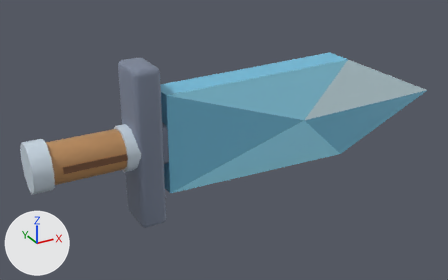
The glTF model public/assets/models/wpn_crystalsword.glb: old version first, new version second.
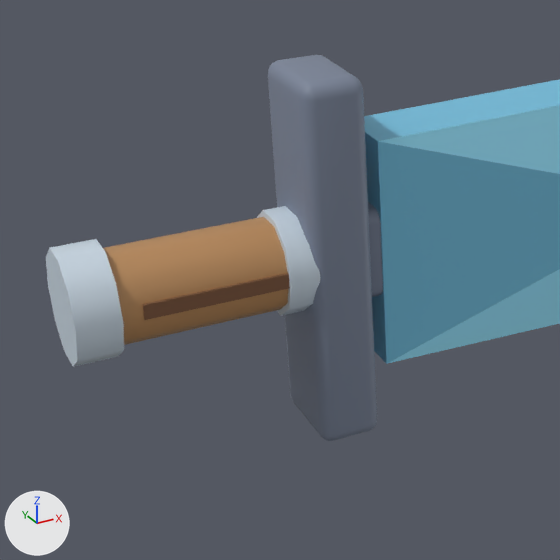
Each version appears first whole from a 50 mm camera at (-0.437, -1.435, 0.678) aimed at (0.364, 0.022, -0.05), and next in a close-up on the part from 0% to 55% of the width and 12% to 100% of the height. The axes (+X, +Y, +Z) are drawn at lower left. The lights are the same throughout. The older version's two pictures come first. Where no turn or scale is listed for an object, it has been applied to the vertices. Vertices at exactly the same position are counted once.

Before the edit, the objects in view are built like this:
```python
me_mesh_0 = bpy.data.meshes.new('Mesh_0')
me_mesh_0.from_pydata(...)  # 404 vertices, 782 faces; spans x 0.0..1.3, y -0.133..0.0, z 0.0..0.45
me_mesh_0.materials.append(mat_defaultmaterial)
ob_mesh_0 = bpy.data.objects.new('Mesh_0', me_mesh_0)
ob_mesh_0.location = (-0.2, 0.066, -0.225)
```
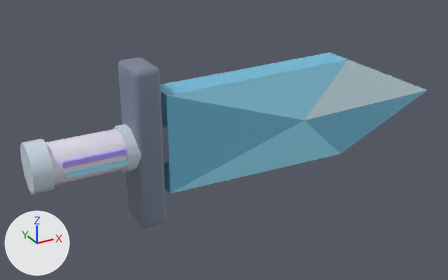
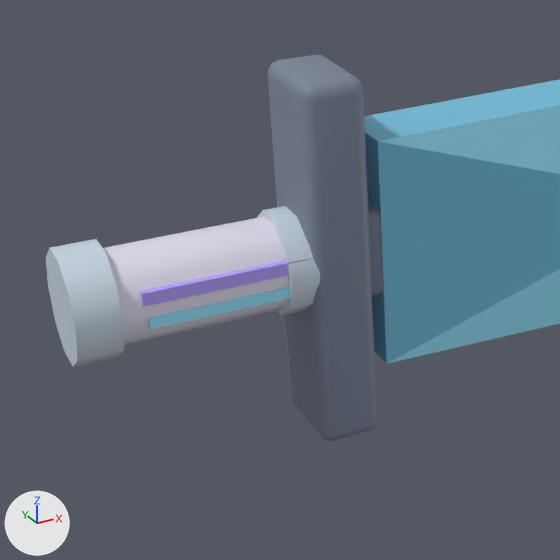
Changed parts and their boxes [x1, y1, x2, y2] in the close-ups (560 x 560 px):
```json
{"part": 1, "of": "me_mesh_0", "change": "added", "after": [140, 258, 314, 307], "on screen": "purple"}
{"part": 2, "of": "me_mesh_0", "change": "added", "after": [149, 287, 290, 329], "on screen": "cyan"}
{"part": 3, "of": "me_mesh_0", "change": "deleted", "before": [142, 273, 290, 320], "on screen": "brown"}
{"part": 4, "of": "me_mesh_0", "change": "recoloured", "before": [103, 217, 288, 345], "after": [103, 217, 288, 345], "on screen": "brown to white"}
```

Edits to the scene script, one JSON object a line:
```json
{"block": "me_mesh_0", "where": "# used by ob_mesh_0; location = (-0.2, 0.066, -0.225)"}
{"op": "remove", "block": "me_mesh_0", "code": "me_mesh_0.from_pydata(...)  # 404 vertices, 782 faces; spans x 0.0..1.3, y -0.133..0.0, z 0.0..0.45"}
{"op": "add", "block": "me_mesh_0", "code": "me_mesh_0.from_pydata(...)  # 412 vertices, 794 faces; spans x 0.0..1.3, y -0.133..0.0, z 0.0..0.45"}
{"block": "me_mesh_0", "change": "me_mesh_0 part 1: a new loose piece, a box spanning x 0.075..0.275, y -0.1219..-0.1132, z 0.2325..0.2475, in mat_defaultmaterial"}
{"block": "me_mesh_0", "change": "me_mesh_0 part 2: a new loose piece, a box spanning x 0.08..0.24, y -0.1219..-0.1132, z 0.2038..0.2162, in mat_defaultmaterial"}
{"block": "me_mesh_0", "change": "me_mesh_0 part 3: the loose piece of 8 vertices spanning x 0.075..0.275, y -0.122..-0.113, z 0.216..0.234 is deleted"}
{"block": "me_mesh_0", "change": "me_mesh_0 part 4: 72 kept faces spanning x 0.026..0.32, y -0.121..-0.011, z 0.173..0.277 get new vertex colours"}
```
